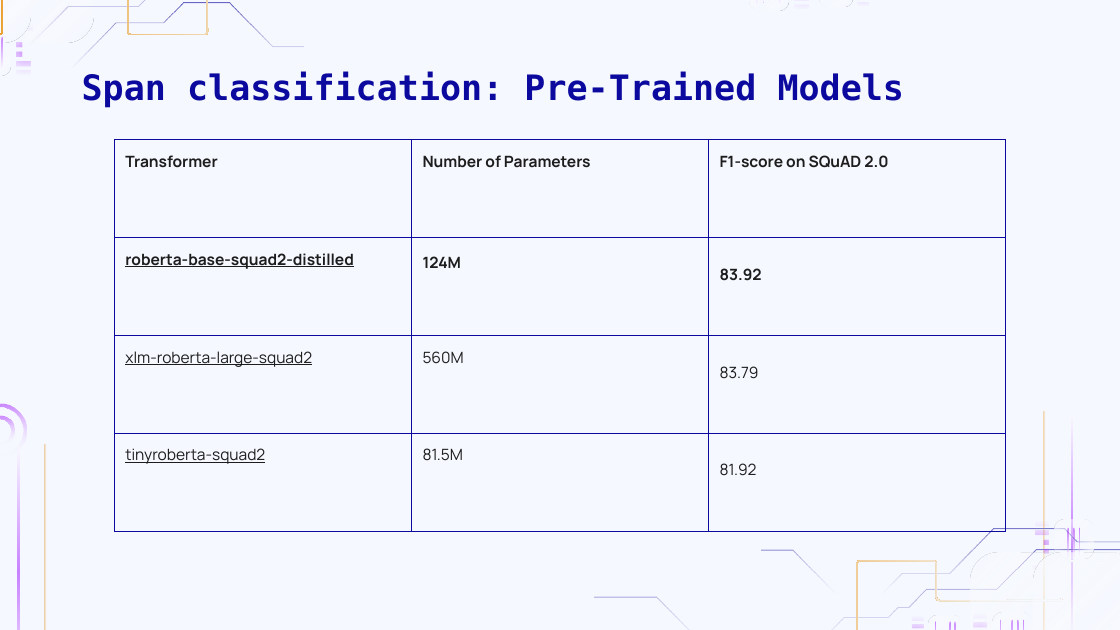
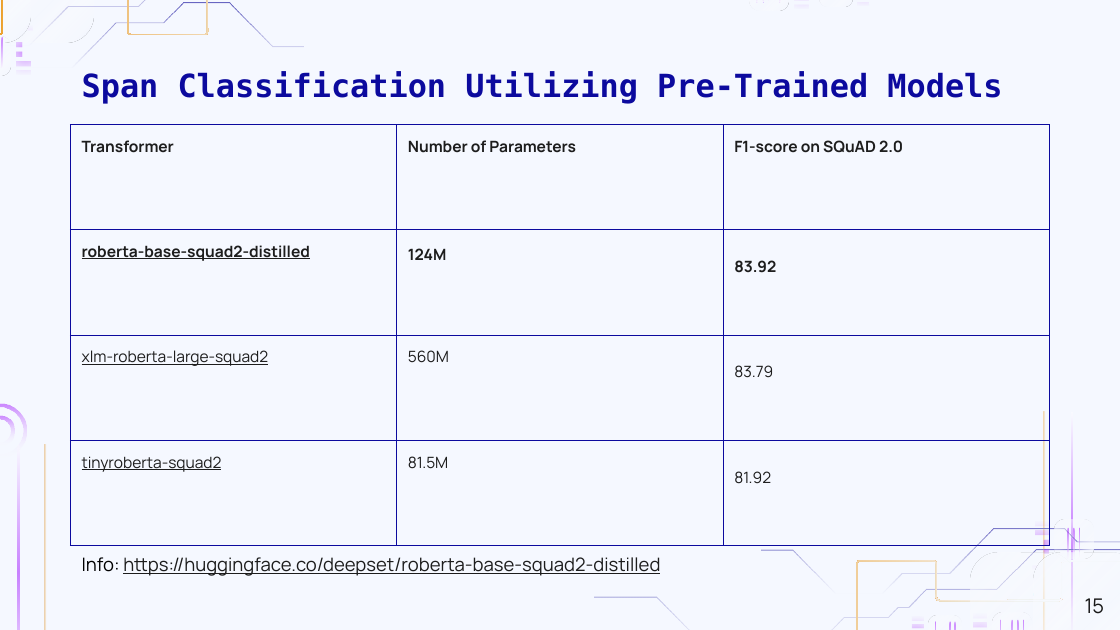
Before and after one commit to MarioAvolio/AI-Project, a slide deck: slide 15 of Question Answering.pptx. Drawn at 1120x630 pixels with LibreOffice and Linux fonts; fonts in the diff are those of the drawing; background and template pictures are left out. Boxes give left, top, right and bottom in pixels: in the first picture for what was removed or moved away, otherwise in the second. Text is boxed around its words. In the diff, an @@ line names an element or a change of style, - is before the commit and + after.

```diff
--- a/Question Answering.pptx
+++ b/Question Answering.pptx
@@ title at (82, 71, 1002, 104): text changed; size 22.5 to 20.5 pt @@
-Span classification: Pre-Trained Models
+Span Classification Utilizing Pre-Trained Models
@@ table: place and size @@
-table at (114, 140, 1005, 507)
+table at (71, 124, 1048, 492)
@@ text added at (82, 557, 660, 576), 11.9 pt, text #1D1D1D, underline @@
+Info: https://huggingface.co/deepset/roberta-base-squad2-distilled
@@ page number added at (1085, 598, 1105, 614), 13 pt, text #191919 @@
+15
```
Also in this commit, not shown: 46 other slides changed.
